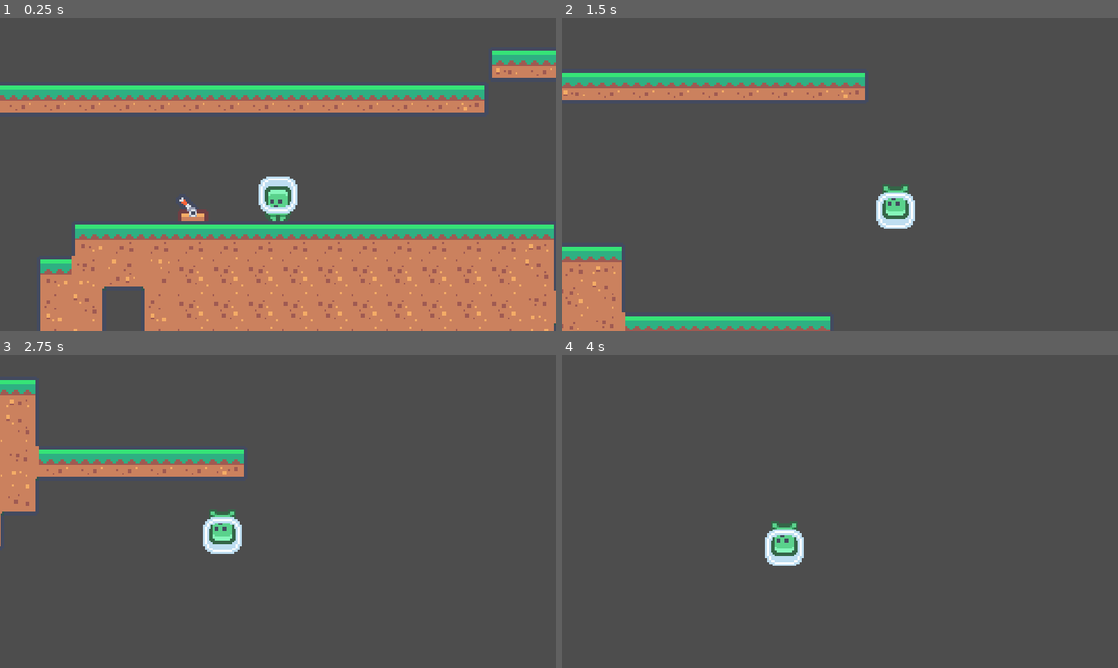
Above: before the commit, frames 1-4 (two rows, left to right).
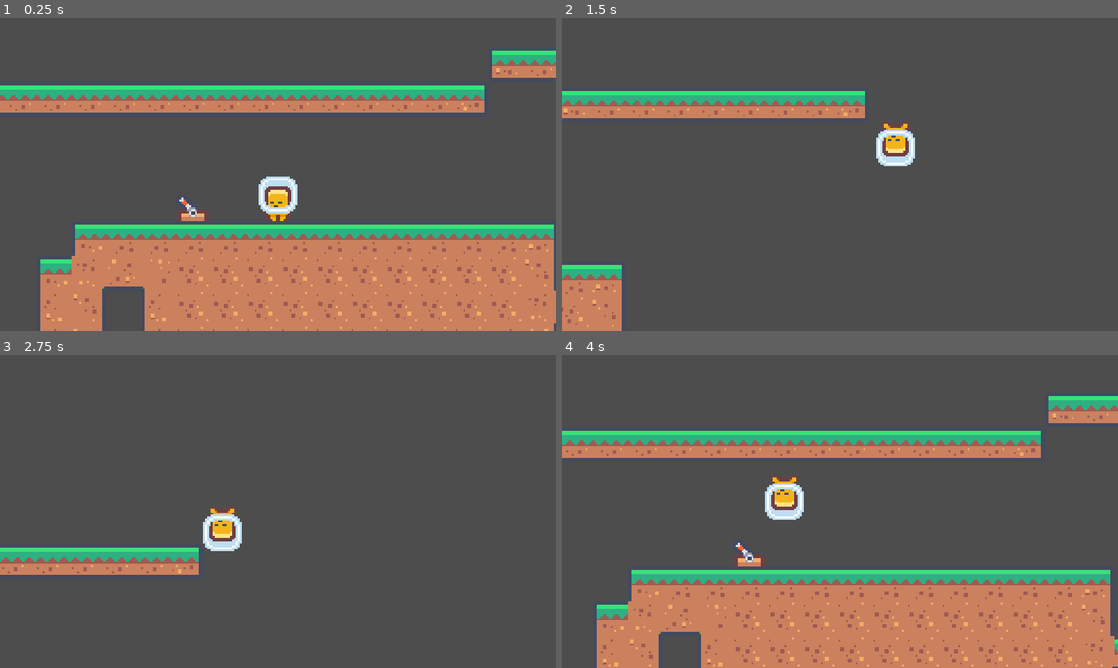
Above: after the commit, the same moments.

Repository: Kubulambula/godot-krouzek
Game: Godot game, scene res://assets/node_2d.tscn
Same seed, same stepped clock (60 frames per second), same inputs: the game is played once before the commit and once after it. This scene is started directly instead of the project's main scene.
Inputs:
- Up to frame 1 (0.25 s): no input
- Up to frame 2 (1.5 s): tap Enter at 0.5 s; hold Right (ui_right) from 0.53 s (still down); tap F (flip_gravity) at 0.6 s; tap Up (ui_up) at 0.77, 0.8, 1.07, 1.35 s
- Up to frame 3 (2.75 s): tap Up (ui_up) at 1.52, 1.82, 2.3 s; tap F (flip_gravity) at 1.55, 2.1 s; release Right (ui_right) at 2.03 s; hold Left (ui_left) from 2.03 s (still down)
- Up to frame 4 (4 s): keep holding Left (ui_left); tap L (take_damage) at 2.85 s; tap Up (ui_up) at 3.02, 3.32, 3.77, 3.8 s; tap F (flip_gravity) at 3.05, 3.6 s

The runs differ from the first frame. In frame 1, 0.4% of the frame differs, in the area x 47-53%, y 53-65%; in frame 2, 13%; in frame 3, 9.8%; in frame 4, 38%, in the area x 0-100%, y 13-100%.

Commit message:
Add files via upload

Diff:
--- a/charlesdarwin1st/assets/player/player.tres
+++ b/charlesdarwin1st/assets/player/player.tres
@@ -1,16 +1,57 @@
-[gd_resource type="SpriteFrames" load_steps=7 format=3 uid="uid://bcugf5q1d8pmu"]
-
+[gd_resource type="SpriteFrames" load_steps=24 format=3 uid="uid://bcugf5q1d8pmu"]
+
+[ext_resource type="Texture2D" uid="uid://vwtf30oori1i" path="res://assets/tilemap-characters_packed.png" id="1_6xaqq"]
 [ext_resource type="Texture2D" uid="uid://bhcdxbhhctyt2" path="res://assets/player/player_0001.png" id="1_seoyi"]
 [ext_resource type="Texture2D" uid="uid://4qnyukllop2v" path="res://assets/player/player_0000.png" id="1_wvcla"]
 
+[sub_resource type="AtlasTexture" id="AtlasTexture_rqs6m"]
+atlas = ExtResource("1_6xaqq")
+region = Rect2(24, 24, 24, 24)
+
 [sub_resource type="AtlasTexture" id="AtlasTexture_34cdt"]
 atlas = ExtResource("1_seoyi")
 region = Rect2(0, 0, 24, 24)
 
+[sub_resource type="AtlasTexture" id="AtlasTexture_nucdq"]
+atlas = ExtResource("1_6xaqq")
+region = Rect2(168, 0, 24, 24)
+
+[sub_resource type="AtlasTexture" id="AtlasTexture_ypbdn"]
+atlas = ExtResource("1_6xaqq")
+region = Rect2(72, 0, 24, 24)
+
+[sub_resource type="AtlasTexture" id="AtlasTexture_vu0rg"]
+atlas = ExtResource("1_6xaqq")
+region = Rect2(120, 0, 24, 24)
+
+[sub_resource type="AtlasTexture" id="AtlasTexture_uaryb"]
+atlas = ExtResource("1_6xaqq")
+region = Rect2(0, 24, 24, 24)
+
 [sub_resource type="AtlasTexture" id="AtlasTexture_y1g3q"]
 atlas = ExtResource("1_wvcla")
 region = Rect2(0, 0, 24, 24)
 
+[sub_resource type="AtlasTexture" id="AtlasTexture_f35h6"]
+atlas = ExtResource("1_6xaqq")
+region = Rect2(144, 0, 24, 24)
+
+[sub_resource type="AtlasTexture" id="AtlasTexture_a8shw"]
+atlas = ExtResource("1_6xaqq")
+region = Rect2(48, 0, 24, 24)
+
+[sub_resource type="AtlasTexture" id="AtlasTexture_o2x0w"]
+atlas = ExtResource("1_6xaqq")
+region = Rect2(96, 0, 24, 24)
+
+[sub_resource type="AtlasTexture" id="AtlasTexture_tn3jj"]
+atlas = ExtResource("1_6xaqq")
+region = Rect2(0, 24, 24, 24)
+
+[sub_resource type="AtlasTexture" id="AtlasTexture_abmty"]
+atlas = ExtResource("1_6xaqq")
+region = Rect2(24, 24, 24, 24)
+
 [sub_resource type="AtlasTexture" id="AtlasTexture_ty5vl"]
 atlas = ExtResource("1_wvcla")
 region = Rect2(0, 0, 24, 24)
@@ -19,14 +60,78 @@
 atlas = ExtResource("1_seoyi")
 region = Rect2(0, 0, 24, 24)
 
+[sub_resource type="AtlasTexture" id="AtlasTexture_6xvhx"]
+atlas = ExtResource("1_6xaqq")
+region = Rect2(144, 0, 24, 24)
+
+[sub_resource type="AtlasTexture" id="AtlasTexture_qjcdf"]
+atlas = ExtResource("1_6xaqq")
+region = Rect2(168, 0, 24, 24)
+
+[sub_resource type="AtlasTexture" id="AtlasTexture_a5a6k"]
+atlas = ExtResource("1_6xaqq")
+region = Rect2(48, 0, 24, 24)
+
+[sub_resource type="AtlasTexture" id="AtlasTexture_13jn5"]
+atlas = ExtResource("1_6xaqq")
+region = Rect2(72, 0, 24, 24)
+
+[sub_resource type="AtlasTexture" id="AtlasTexture_mtx25"]
+atlas = ExtResource("1_6xaqq")
+region = Rect2(96, 0, 24, 24)
+
+[sub_resource type="AtlasTexture" id="AtlasTexture_5r85q"]
+atlas = ExtResource("1_6xaqq")
+region = Rect2(120, 0, 24, 24)
+
 [resource]
 animations = [{
 "frames": [{
 "duration": 1.0,
+"texture": SubResource("AtlasTexture_rqs6m")
+}],
+"loop": true,
+"name": &"air_borivoj",
+"speed": 8.0
+}, {
+"frames": [{
+"duration": 1.0,
 "texture": SubResource("AtlasTexture_34cdt")
 }],
 "loop": true,
-"name": &"air",
+"name": &"air_darwin",
+"speed": 8.0
+}, {
+"frames": [{
+"duration": 1.0,
+"texture": SubResource("AtlasTexture_nucdq")
+}],
+"loop": true,
+"name": &"air_karel",
+"speed": 8.0
+}, {
+"frames": [{
+"duration": 1.0,
+"texture": SubResource("AtlasTexture_ypbdn")
+}],
+"loop": true,
+"name": &"air_medarda",
+"speed": 8.0
+}, {
+"frames": [{
+"duration": 1.0,
+"texture": SubResource("AtlasTexture_vu0rg")
+}],
+"loop": true,
+"name": &"air_syd",
+"speed": 8.0
+}, {
+"frames": [{
+"duration": 1.0,
+"texture": SubResource("AtlasTexture_uaryb")
+}],
+"loop": true,
+"name": &"idle_borivoj",
 "speed": 8.0
 }, {
 "frames": [{
@@ -34,7 +139,42 @@
 "texture": SubResource("AtlasTexture_y1g3q")
 }],
 "loop": true,
-"name": &"idle",
+"name": &"idle_darwin",
+"speed": 8.0
+}, {
+"frames": [{
+"duration": 1.0,
+"texture": SubResource("AtlasTexture_f35h6")
+}],
+"loop": true,
+"name": &"idle_karel",
+"speed": 8.0
+}, {
+"frames": [{
+"duration": 1.0,
+"texture": SubResource("AtlasTexture_a8shw")
+}],
+"loop": true,
+"name": &"idle_medarda",
+"speed": 8.0
+}, {
+"frames": [{
+"duration": 1.0,
+"texture": SubResource("AtlasTexture_o2x0w")
+}],
+"loop": true,
+"name": &"idle_syd",
+"speed": 8.0
+}, {
+"frames": [{
+"duration": 1.0,
+"texture": SubResource("AtlasTexture_tn3jj")
+}, {
+"duration": 1.0,
+"texture": SubResource("AtlasTexture_abmty")
+}],
+"loop": true,
+"name": &"run_borivoj",
 "speed": 8.0
 }, {
 "frames": [{
@@ -45,6 +185,39 @@
 "texture": SubResource("AtlasTexture_jv1y0")
 }],
 "loop": true,
-"name": &"run",
+"name": &"run_darwin",
+"speed": 8.0
+}, {
+"frames": [{
+"duration": 1.0,
+"texture": SubResource("AtlasTexture_6xvhx")
+}, {
+"duration": 1.0,
+"texture": SubResource("AtlasTexture_qjcdf")
+}],
+"loop": true,
+"name": &"run_karel",
+"speed": 8.0
+}, {
+"frames": [{
+"duration": 1.0,
+"texture": SubResource("AtlasTexture_a5a6k")
+}, {
+"duration": 1.0,
+"texture": SubResource("AtlasTexture_13jn5")
+}],
+"loop": true,
+"name": &"run_medarda",
+"speed": 8.0
+}, {
+"frames": [{
+"duration": 1.0,
+"texture": SubResource("AtlasTexture_mtx25")
+}, {
+"duration": 1.0,
+"texture": SubResource("AtlasTexture_5r85q")
+}],
+"loop": true,
+"name": &"run_syd",
 "speed": 8.0
 }]
--- /dev/null
+++ b/charlesdarwin1st/gpu_particles_2d.tscn
@@ -0,0 +1,37 @@
+[gd_scene load_steps=9 format=3 uid="uid://xou30invvpmn"]
+
+[ext_resource type="Texture2D" uid="uid://kqoi70gaa8wf" path="res://icon.svg" id="1_m1la8"]
+
+[sub_resource type="Curve" id="Curve_o1bkh"]
+_data = [Vector2(0, 1), 0.0, 0.0, 0, 0, Vector2(1, 0), 0.0, 0.0, 0, 0]
+point_count = 2
+
+[sub_resource type="CurveTexture" id="CurveTexture_t7umh"]
+curve = SubResource("Curve_o1bkh")
+
+[sub_resource type="Gradient" id="Gradient_7ywgj"]
+offsets = PackedFloat32Array(0, 0.510345, 1)
+colors = PackedColorArray(0, 0, 0, 1, 0.353408, 0.353408, 0.353409, 1, 0.796018, 0.796018, 0.796018, 1)
+
+[sub_resource type="GradientTexture1D" id="GradientTexture1D_8a0vf"]
+gradient = SubResource("Gradient_7ywgj")
+
+[sub_resource type="Curve" id="Curve_6b2rg"]
+min_value = 0.1
+_data = [Vector2(0, 0.1), 0.0, 0.0, 0, 0, Vector2(1, 0.335019), 0.0, 0.0, 0, 0]
+point_count = 2
+
+[sub_resource type="CurveTexture" id="CurveTexture_n5157"]
+curve = SubResource("Curve_6b2rg")
+
+[sub_resource type="ParticleProcessMaterial" id="ParticleProcessMaterial_5ke2h"]
+particle_flag_disable_z = true
+scale_curve = SubResource("CurveTexture_n5157")
+color_ramp = SubResource("GradientTexture1D_8a0vf")
+alpha_curve = SubResource("CurveTexture_t7umh")
+
+[node name="GPUParticles2D" type="GPUParticles2D"]
+position = Vector2(164, 60)
+process_material = SubResource("ParticleProcessMaterial_5ke2h")
+texture = ExtResource("1_m1la8")
+preprocess = 1.0
--- a/charlesdarwin1st/jump_pad.gd
+++ b/charlesdarwin1st/jump_pad.gd
@@ -5,6 +5,8 @@
 	body.jump_pad_bounce()
 	$StaticBody2D/AnimatedSprite2D.play("bounce")
 	$AudioStreamPlayer2D.play()
+	$GPUParticles2D.restart()
+	$GPUParticles2D.emitting = true
 
 
 func _on_animated_sprite_2d_animation_finished() -> void:
--- a/charlesdarwin1st/jump_pad.tscn
+++ b/charlesdarwin1st/jump_pad.tscn
@@ -1,8 +1,9 @@
-[gd_scene load_steps=9 format=3 uid="uid://4gx1o244m4s1"]
+[gd_scene load_steps=17 format=3 uid="uid://4gx1o244m4s1"]
 
 [ext_resource type="Script" path="res://jump_pad.gd" id="1_gl6b0"]
 [ext_resource type="Texture2D" uid="uid://dka36338lwfdr" path="res://assets/tilemap_packed.png" id="1_u1n1s"]
 [ext_resource type="AudioStream" uid="uid://cd0e6jxy1h08b" path="res://assets/qubodup-cfork-ccby3-jump.ogg" id="3_hsfff"]
+[ext_resource type="Texture2D" uid="uid://c0kr26knjb6f0" path="res://assets/smoke.webp" id="4_1d06x"]
 
 [sub_resource type="RectangleShape2D" id="RectangleShape2D_if24w"]
 size = Vector2(20, 7)
@@ -37,6 +38,43 @@
 [sub_resource type="RectangleShape2D" id="RectangleShape2D_45vkk"]
 size = Vector2(18, 4)
 
+[sub_resource type="Curve" id="Curve_w3dpt"]
+_data = [Vector2(0, 0), 0.0, 0.0, 0, 0, Vector2(0.114803, 1), 0.0, 0.0, 0, 0, Vector2(0.517443, 0.869894), 0.0, 0.0, 0, 0, Vector2(1, 0), 0.0, 0.0, 0, 0]
+point_count = 4
+
+[sub_resource type="CurveTexture" id="CurveTexture_pwcgi"]
+curve = SubResource("Curve_w3dpt")
+
+[sub_resource type="Curve" id="Curve_nn1qx"]
+max_value = 0.25
+_data = [Vector2(0, 0), 0.0, 0.0, 0, 0, Vector2(0.530525, 0.0983692), 0.0, 0.0, 0, 0]
+point_count = 2
+
+[sub_resource type="CurveTexture" id="CurveTexture_6ar7c"]
+curve = SubResource("Curve_nn1qx")
+
+[sub_resource type="Curve" id="Curve_imxa6"]
+max_value = 3.0
+_data = [Vector2(0, 1), 0.0, 0.0, 0, 0, Vector2(1, 1.33146), 0.0, 0.0, 0, 0]
+point_count = 2
+
+[sub_resource type="CurveTexture" id="CurveTexture_nudic"]
+curve = SubResource("Curve_imxa6")
+
+[sub_resource type="ParticleProcessMaterial" id="ParticleProcessMaterial_cpmj0"]
+particle_flag_disable_z = true
+emission_shape = 1
+emission_sphere_radius = 15.0
+direction = Vector3(0, -1, 0)
+spread = 0.0
+initial_velocity_max = 15.0
+gravity = Vector3(0, 0, 0)
+tangential_accel_min = -21.56
+tangential_accel_max = 15.57
+scale_curve = SubResource("CurveTexture_6ar7c")
+scale_over_velocity_curve = SubResource("CurveTexture_nudic")
+alpha_curve = SubResource("CurveTexture_pwcgi")
+
 [node name="JumpPad" type="Node2D"]
 texture_filter = 1
 script = ExtResource("1_gl6b0")
@@ -64,5 +102,15 @@
 stream = ExtResource("3_hsfff")
 bus = &"SFX"
 
+[node name="GPUParticles2D" type="GPUParticles2D" parent="."]
+rotation = -0.022866
+emitting = false
+process_material = SubResource("ParticleProcessMaterial_cpmj0")
+texture = ExtResource("4_1d06x")
+lifetime = 0.4
+one_shot = true
+explosiveness = 1.0
+randomness = 0.5
+
 [connection signal="animation_finished" from="StaticBody2D/AnimatedSprite2D" to="." method="_on_animated_sprite_2d_animation_finished"]
 [connection signal="body_entered" from="Area2D" to="." method="_on_area_2d_body_entered"]
--- a/charlesdarwin1st/music.gd
+++ b/charlesdarwin1st/music.gd
@@ -8,7 +8,7 @@
 	music_player.bus = "Music"
 	music_player.stream = load("res://assets/Fun Background.mp3")
 	add_child(music_player)
-	music_player.play()
+	#music_player.play()
 
 
 #	linear_to_db()
--- /dev/null
+++ b/charlesdarwin1st/scenes/darwin.gd
@@ -0,0 +1,12 @@
+extends Node2D
+
+
+func jump():
+	get_parent().velocity = -200 * get_parent().gravity.normalized()
+
+func run():
+	# get_parent() = $".."
+	$"../AnimatedSprite2D".play("run_darwin")
+
+func idle():
+	$"../AnimatedSprite2D".play("idle_darwin")
--- /dev/null
+++ b/charlesdarwin1st/scenes/karel.gd
@@ -0,0 +1,12 @@
+extends Node2D
+
+
+func jump():
+	print("jsem linej")
+
+func run():
+	# get_parent() = $".."
+	$"../AnimatedSprite2D".play("run_karel")
+
+func idle():
+	$"../AnimatedSprite2D".play("idle_karel")
--- a/charlesdarwin1st/scenes/player.gd
+++ b/charlesdarwin1st/scenes/player.gd
@@ -10,6 +10,13 @@
 	load("res://assets/step_3.wav"),
 	load("res://assets/step_4.wav"),
 ]
+
+var current_character = "karel"
+@onready var characters = {
+	"darwin": $Darwin,
+	"karel": $Karel,
+	"syd": $Syd
+}
 
 var gravity = Vector2(0, 500)
 
@@ -30,12 +37,12 @@
 		hp = hp - 10
 
 	if Input.is_action_just_pressed("flip_gravity"):
-		gravity= -gravity
+		gravity = -gravity
 		$AnimatedSprite2D.flip_v = not $AnimatedSprite2D.flip_v
 
 	# Handle jump
 	if Input.is_action_just_pressed("ui_up") and (is_on_floor() or is_on_ceiling()):
-		velocity=JUMP_VELOCITY * gravity.normalized()
+		characters[current_character].jump()
 
 	# Get the input direction and handle the movement/deceleration.
 	# As good practice, you should replace UI actions with custom gameplay actions.
@@ -45,11 +52,13 @@
 			$Timer.wait_time = 0.2
 			$Timer.start()
 			play_random_sound(step_sounds)
-		$AnimatedSprite2D.play("run")
+		#$AnimatedSprite2D.play("run")
 		velocity.x = direction * SPEED
+		characters[current_character].run()
 	else:
-		$AnimatedSprite2D.play("idle")
+		#$AnimatedSprite2D.play("idle")
 		velocity.x = move_toward(velocity.x, 0, SPEED)
+		characters[current_character].idle()
 
 	move_and_slide()
 
--- a/charlesdarwin1st/scenes/player.tscn
+++ b/charlesdarwin1st/scenes/player.tscn
@@ -1,8 +1,11 @@
-[gd_scene load_steps=5 format=3 uid="uid://d0d62hreecv26"]
+[gd_scene load_steps=8 format=3 uid="uid://d0d62hreecv26"]
 
 [ext_resource type="Script" path="res://scenes/player.gd" id="1_sieee"]
 [ext_resource type="SpriteFrames" uid="uid://bcugf5q1d8pmu" path="res://assets/player/player.tres" id="1_vvgc3"]
+[ext_resource type="Script" path="res://scenes/darwin.gd" id="2_72eg6"]
 [ext_resource type="AudioStream" uid="uid://cca23qrjy7mh5" path="res://assets/step_1.wav" id="3_8qq4b"]
+[ext_resource type="Script" path="res://scenes/karel.gd" id="3_fawbs"]
+[ext_resource type="Script" path="res://scenes/syd.gd" id="4_7lge2"]
 
 [sub_resource type="RectangleShape2D" id="RectangleShape2D_nvutp"]
 size = Vector2(20, 23)
@@ -11,6 +14,15 @@
 collision_layer = 3
 script = ExtResource("1_sieee")
 
+[node name="Darwin" type="Node2D" parent="."]
+script = ExtResource("2_72eg6")
+
+[node name="Karel" type="Node2D" parent="."]
+script = ExtResource("3_fawbs")
+
+[node name="Syd" type="Node2D" parent="."]
+script = ExtResource("4_7lge2")
+
 [node name="CollisionShape2D" type="CollisionShape2D" parent="."]
 position = Vector2(0, 0.5)
 shape = SubResource("RectangleShape2D_nvutp")
@@ -18,9 +30,8 @@
 [node name="AnimatedSprite2D" type="AnimatedSprite2D" parent="."]
 texture_filter = 1
 sprite_frames = ExtResource("1_vvgc3")
-animation = &"idle"
-autoplay = "idle"
-frame_progress = 0.64786
+animation = &"run_karel"
+autoplay = "idle_darwin"
 
 [node name="Camera2D" type="Camera2D" parent="."]
 zoom = Vector2(4, 4)
--- /dev/null
+++ b/charlesdarwin1st/scenes/syd.gd
@@ -0,0 +1,12 @@
+extends Node2D
+
+
+func jump():
+	get_parent().velocity = -500 * get_parent().gravity.normalized()
+
+func run():
+	# get_parent() = $".."
+	$"../AnimatedSprite2D".play("run_syd")
+
+func idle():
+	$"../AnimatedSprite2D".play("idle_syd")
Binary file added: charlesdarwin1st/assets/smoke.webp
Not shown, added: charlesdarwin1st/assets/smoke.webp.import
